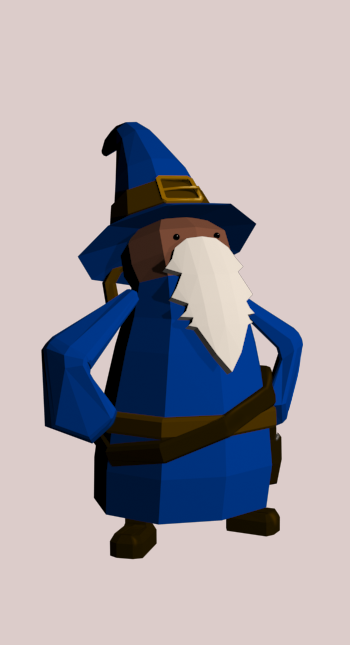
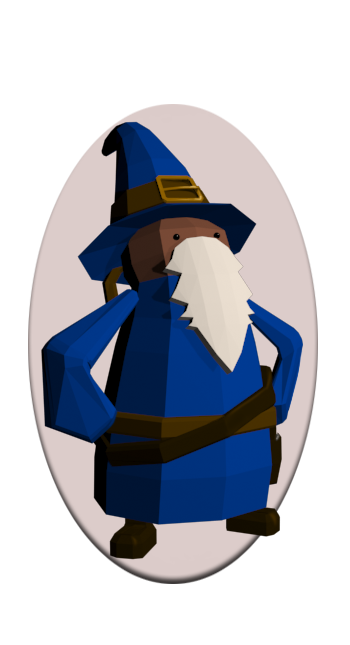
The second (350, 645) image is a revision of the first. Changes to its layers:
added layer "Layer 9" above "Layer 8" over left=28, top=104, right=318, bottom=584
hid "Layer 8" over left=0, top=0, right=350, bottom=645
